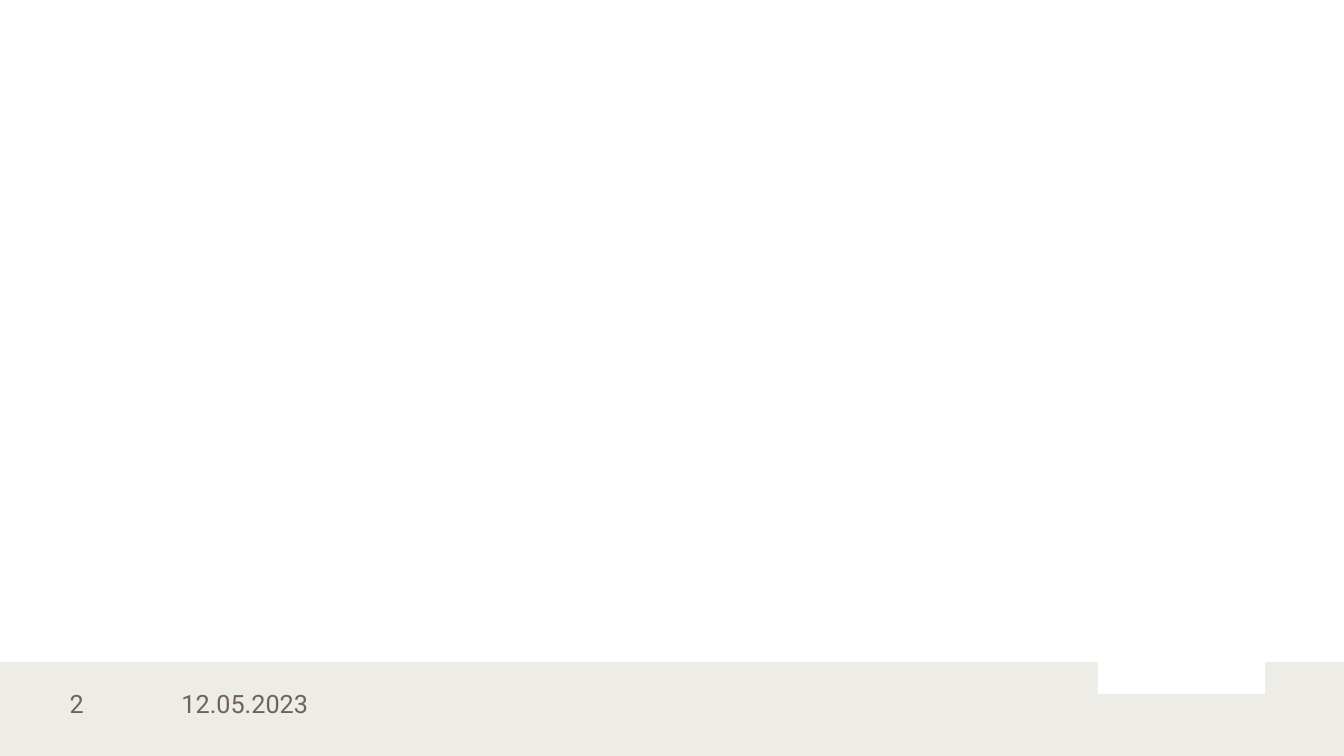
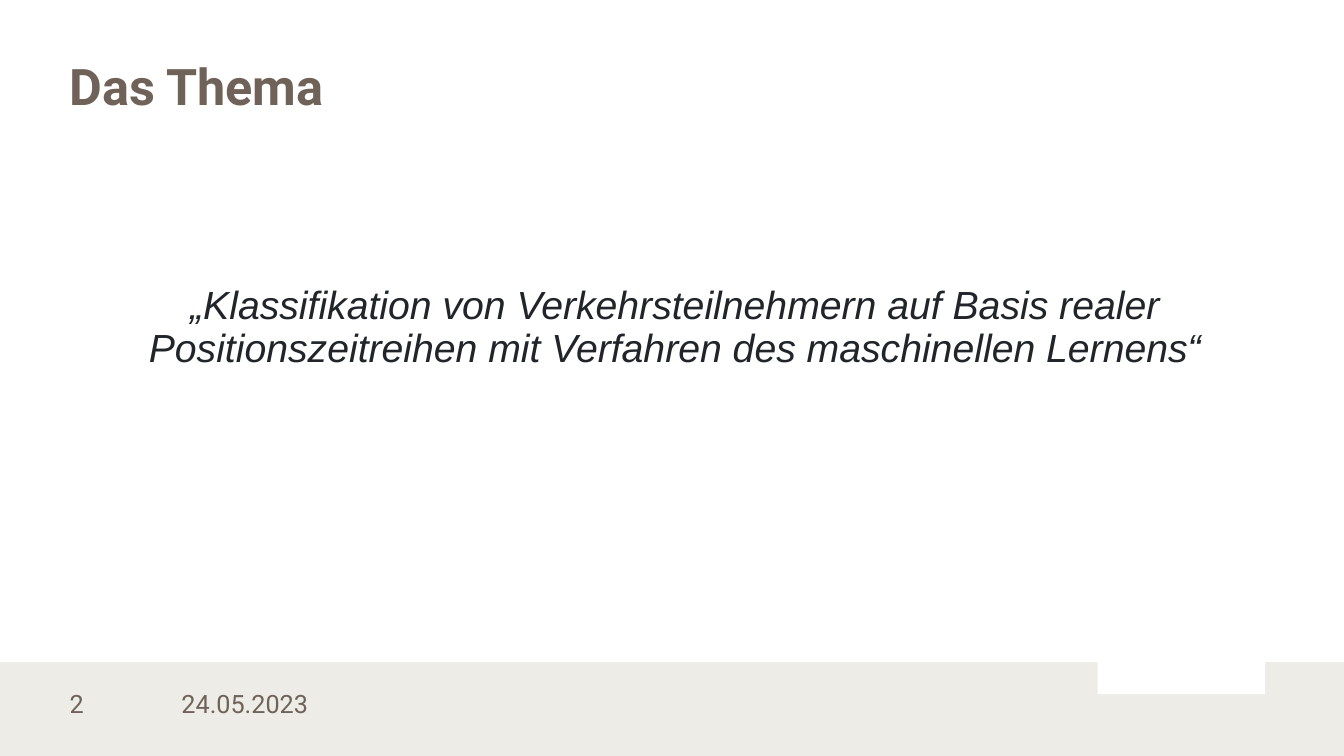
Before and after one commit to LennartKoepper/Bachelor-Thesis, a slide deck: slide 2 of Seminar/Bachelorseminar_25-04-2023.pptx. Drawn at 1344x756 pixels with LibreOffice and Linux fonts; fonts in the diff are those of the drawing; background and template pictures are left out. Boxes give left, top, right and bottom in pixels: in the first picture for what was removed or moved away, otherwise in the second. Text is boxed around its words. In the diff, an @@ line names an element or a change of style, - is before the commit and + after.

```diff
--- a/Seminar/Bachelorseminar_25-04-2023.pptx
+++ b/Seminar/Bachelorseminar_25-04-2023.pptx
@@ title added at (x1=70, y1=67, x2=323, y2=106), 36 pt, text #6F6259, bold @@
+Das Thema
@@ text added at (x1=149, y1=290, x2=1201, y2=363), 28 pt, text #212529, italic @@
+„Klassifikation von Verkehrsteilnehmern auf Basis realer Positionszeitreihen mit Verfahren des maschinellen Lernens“
@@ text at (x1=181, y1=695, x2=308, y2=713): text changed @@
-12.05.2023
+24.05.2023
```
Also in this commit, not shown: 1 other slide changed, 19 slides added, 2 other files.
